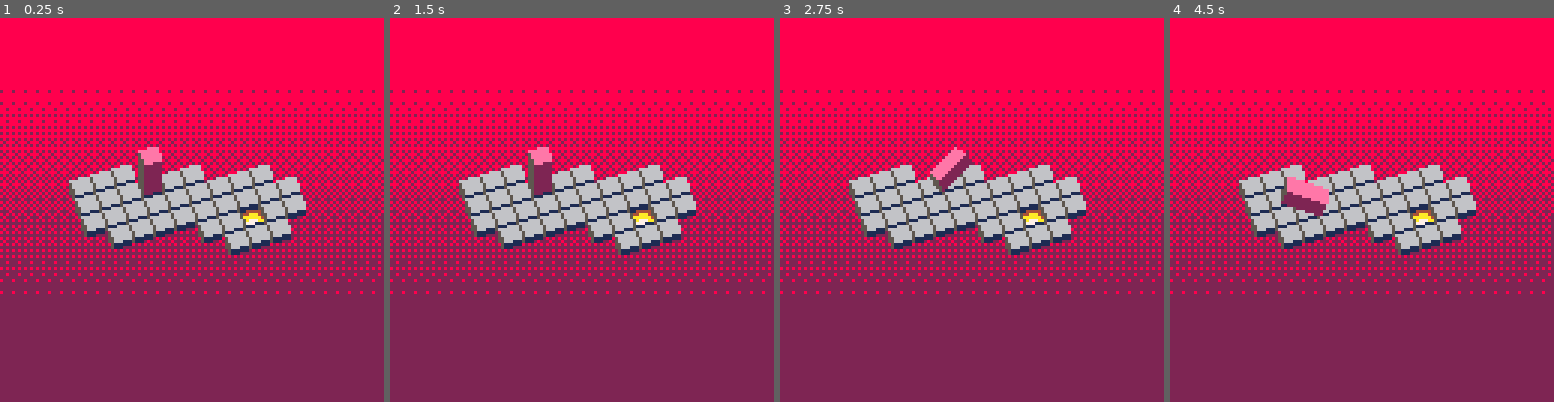
Above: before the commit, frames 1-4 (left to right).
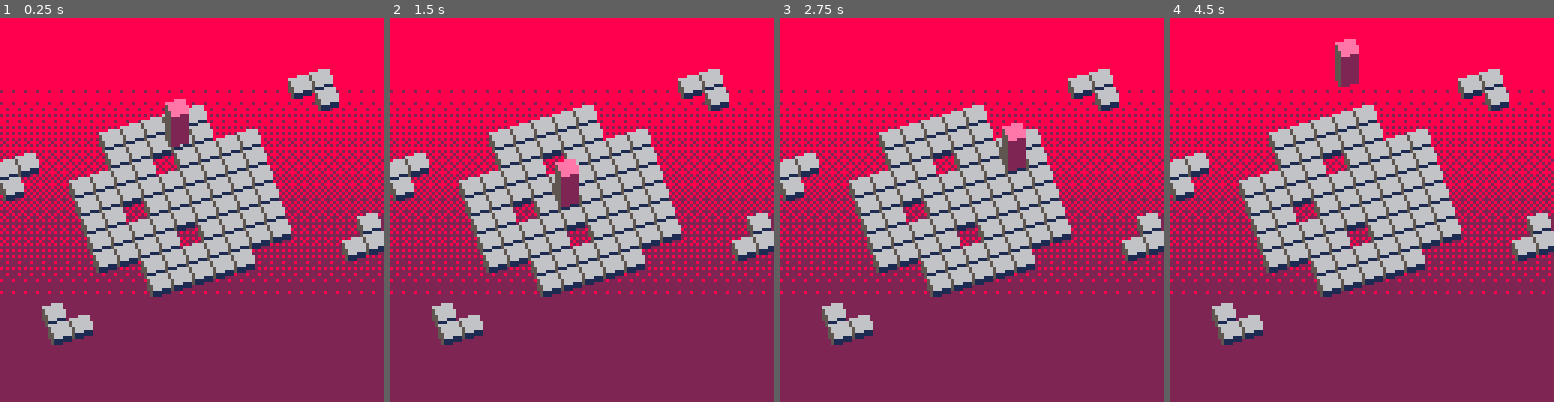
Above: after the commit, the same moments.

Repository: thorny-thorny/pico8-bloxorz
Game: PICO-8 cartridge bloxorz.p8
Two runs of this game, one before a commit and one after it. Both use one fixed random seed, a clock stepped at 60 frames per second and the inputs below.
Inputs:
- Up to frame 1 (0.25 s): no input
- Up to frame 2 (1.5 s): tap O (Z key) at 0.7 s
- Up to frame 3 (2.75 s): hold Right 1.6-2.1 s; tap O (Z key) at 1.7, 2.1, 2.5 s; hold Up 2.15-2.42 s; hold Right from 2.47 s (still down)
- Up to frame 4 (4.5 s): tap O (Z key) every 0.4 s from 2.9 to 4.1 s; release Right at 3.03 s; hold Left 3.08-3.58 s; hold Down 3.63-3.97 s; hold Right from 4.02 s (still down)

The runs differ from the first frame. In frame 1, 14% of the frame differs, in the area x 0-100%, y 13-86%; in frame 2, 15%; in frame 3, 15%; in frame 4, 16%, in the area x 0-100%, y 5-86%.

Commit message:
More animations

Diff:
--- a/bloxorz.p8
+++ b/bloxorz.p8
@@ -111,9 +111,11 @@
 	v = 2, // location: [(u, v), (u, v+1)]
 }
 
+falling_animation_delay = 3
+
 function block_create(u, v)
-	return {
-		u = u+2,
+	local block = {
+		u = u,
 		v = v,
 		u2 = u,
 		v2 = v,
@@ -121,8 +123,58 @@
 		split_index = 0,
 		side = block_side.z,
 		updated = false,
-		animation = nil,
+		did_animated_fall = false,
 	}
+	block.animation = {
+		cycles_left = 10,
+		frame = 0,
+		from_side = block.side,
+		from_u = block.u,
+		from_v = block.v,
+	}
+	return block
+end
+
+function block_animate_falling(block, hole)
+	local du = 0
+	local dv = 0
+	local same = block.side == block.prev_side
+
+	if not same then
+		if hole.u > block.u then
+			du = 1
+		elseif hole.v > block.v then
+			dv = 1
+		elseif
+			hole.u == block.u or
+			hole.v == block.v
+		then
+			if block.u == block.prev_u then
+				block.v += 1
+				dv = -1
+			else
+				block.u += 1
+				du = -1
+			end
+		end
+	end
+
+	block.animation = {
+		cycles_left = falling_animation_delay,
+		delay_left = falling_animation_delay,
+		frame = 0,
+		from_side = block.side,
+		from_u = block.u,
+		from_v = block.v,
+		falling = true,
+	}
+	block.side = block_side.z
+	block.u += du
+	block.v += dv
+
+	if same then
+		block.animation.cycles_left = 100
+	end
 end
 
 function block_get_points(block)
@@ -175,11 +227,38 @@
 
 function block_update(block)
 	if block.animation != nil then
-		if block.animation.cycles_left > 0 then
+		if block.animation.frame > 30 then
+			block.did_animated_fall = true
+			block.animation = nil
+			return
+		elseif block.animation.cycles_left > 0 then
 			block.animation.cycles_left -= 1
+			block.animation.frame += 1
 			return
-		else
-			//block.animation = nil
+		elseif block.animation.delay_left != nil then
+			if block.animation.delay_left > 0 then
+				block.animation.delay_left -= 1
+				block.animation.frame +=1
+				return
+			end
+
+			local prev_side = block.animation.from_side
+			local du = block.u - block.animation.from_u
+			local dv = block.v - block.animation.from_v
+			block.animation = {
+				cycles_left = falling_animation_delay,
+				delay_left = falling_animation_delay,
+				frame = block.animation.frame,
+				from_side = block.side,
+				from_u = block.u-du,
+				from_v = block.v-dv,
+				falling = true,
+			}
+			block.side = prev_side
+			return
+		elseif block.animation.falling == nil then
+			block.animation = nil
+			return
 		end
 	end
 
@@ -202,10 +281,14 @@
  if du != 0 or dv != 0 then
  	block.animation = {
  		cycles_left = 1,
+ 		frame = 0,
  		from_side = block.side,
  		from_u = block.u,
- 		from_v = block_v,
+ 		from_v = block.v,
  	}
+ 	block.prev_u = block.u
+ 	block.prev_v = block.v
+ 	block.prev_side = block.side
  end
 
 	if du != 0 then
@@ -283,10 +366,18 @@
  local sprite = 0
  local thin = false
 
- if block.animation then
+ if
+ 	block.animation != nil and
+ 	block.animation.cycles_left > 0
+ then
  	local z_to_u =
  		(
  			block.side == block_side.u and
+ 			block.animation.from_side == block_side.z
+ 		)
+ 	local z_to_v =
+ 		(
+ 			block.side == block_side.v and
  			block.animation.from_side == block_side.z
  		)
  	local u_to_z =
@@ -294,44 +385,142 @@
  			block.side == block_side.z and
  			block.animation.from_side == block_side.u
  		)
+ 	local v_to_z =
+ 		(
+ 			block.side == block_side.z and
+ 			block.animation.from_side == block_side.v
+ 		)
+ 	local v_to_v =
+ 		(
+ 			block.side == block_side.v and
+ 			block.animation.from_side == block_side.v
+ 		)
+ 	local u_to_u =
+ 		(
+ 			block.side == block_side.u and
+ 			block.animation.from_side == block_side.u
+ 		)
+ 	local z_to_z =
+ 		(
+ 			block.side == block_side.z and
+ 			block.animation.from_side == block_side.z
+ 		)
  	local u_greater = block.u > block.animation.from_u
+		local v_greater = block.v > block.animation.from_v
 
 		if z_to_u and u_greater then
- 		sprite = 38
+ 		sprite = 70
 	 	x -= 3
 	 	y -= 8
 	 elseif z_to_u and not u_greater then
-	 	sprite = 40
+	 	sprite = 72
 	 	x += 3
 	 	y -= 13
  	elseif u_to_z and not u_greater then
- 		sprite = 38
+ 		sprite = 70
  		x += 4
  		y -= 10
  	elseif u_to_z and u_greater then
- 		sprite = 40
+ 		sprite = 72
  		x -= 11
  		y -= 9
+ 	elseif z_to_v and v_greater then
+ 		sprite = 74
+ 		x -= 0
+ 		y -= 10
+ 	elseif z_to_v and not v_greater then
+ 		sprite = 76
+ 		x -= 4
+ 		y -= 2
+ 	elseif v_to_z and not v_greater then
+ 		sprite = 74
+ 		x += 2
+ 		y -= 4
+ 	elseif v_to_z and v_greater then
+ 		sprite = 76
+ 		x -= 7
+ 		y -= 13
+ 	elseif v_to_v and u_greater then
+ 		sprite = 78
+ 		x -= 5
+ 		y -= 3
+ 	elseif v_to_v and not u_greater then
+ 		sprite = 78
+ 		x += 2
+ 		y -= 5
+ 	elseif u_to_u and v_greater then
+ 		sprite = 96
+ 		x += 0
+ 		y -= 14
+ 	elseif u_to_u and not v_greater then
+ 		sprite = 96
+ 		x += 0
+ 		y -= 10
+ 	elseif z_to_z then
+ 		y -= block.animation.cycles_left*10
  	end
  end
 
+ if
+ 	block.animation and
+ 	block.animation.falling != nil and
+ 	block.animation.from_side != block.side
+ then
+ 	local dux = uvtox(1, 0)-uvtox(0, 0)
+ 	local duy = uvtoy(1, 0)-uvtoy(0, 0)
+		local dvx = uvtox(0, 1)-uvtox(0, 0)
+ 	local dvy = uvtoy(0, 1)-uvtoy(0, 0)
+		local du = block.u - block.animation.from_u
+		local dv = block.v - block.animation.from_v
+
+  if block.animation.cycles_left == 0 then
+ 		if block.side == block_side.u then
+ 			x -= dux/2
+ 			//y -= duy/2
+ 		elseif block.side == block_side.v then
+ 			y -= dvy/2
+ 		end
+ 	end
+
+ 	if block.animation.cycles_left > 0 then
+ 		if block.side == block_side.z then
+ 			x += dux*du+dvx*dv
+ 			y += duy*du+dvy*dv
+ 		end
+ 		if
+ 			block.side == block_side.u and
+ 			du < 0
+ 		then
+ 			x -= dux
+ 		end
+ 		if
+ 			block.side == block_side.v and
+ 			dv < 0
+ 		then
+ 			y -= dvy
+ 		end
+ 	end
+
+ 	y += block.animation.frame*4
+ end
+
  if sprite == 0 then
- if block.split then
- 	sprite = 37
- 	y -= 10
- 	thin = true
- elseif block.side == block_side.u then
- 	sprite = 32
- 	y -= 10
- elseif block.side == block_side.z then
-		sprite = 34
-		y -= 10
-		thin = true
- elseif block.side == block_side.v then
-		sprite = 35
-		x -= 6
-		y -= 4
- end
+	 if block.split then
+	 	sprite = 69
+	 	y -= 10
+	 	thin = true
+	 elseif block.side == block_side.u then
+	 	sprite = 64
+	 	y -= 10
+	 elseif block.side == block_side.z then
+			sprite = 66
+			y -= 10
+			thin = true
+	 elseif block.side == block_side.v then
+			sprite = 67
+			x -= 6
+			y -= 4
+	 end
  end
 
  spr(sprite, x, y)
@@ -376,6 +565,7 @@
 		block = block_create(start.u, start.v),
 		finished = false,
 		platforms = { 0, 0, 0, 0 },
+		hole = nil,
 	}
 end
 
@@ -460,11 +650,16 @@
 
 function level_update(level)
 	block_update(level.block)
+	if level.block.animation then
+		return
+	end
+
 	if block_stands_on(level.block, level.finish.u, level.finish.v, true) then
 		level.finished = true
 	else
 		local points = block_get_points(level.block)
 		local died = false
+		local hole = nil
 		for i = 1, #points do
 			local sprite = mget(level.mx0+points[i].u, level.my0+points[i].v)
 			if
@@ -475,16 +670,19 @@
 				points[i].v >= 10
 			then
 				died = true
+				hole = points[i]
 			elseif
 				#points == 1 and
 				sprite_is_fragile(sprite)
 			then
 				died = true
+				hole = points[i]
 			elseif
 				sprite_is_platform(sprite) and
 				level_platform_state(level, sprite) < 0
 			then
 				died = true
+				hole = points[i]
 			elseif
 			 #points == 1 and
 				sprite_is_portal(sprite)
@@ -503,7 +701,12 @@
 					level_press_button(level, sprite)
 				end
 			end
-
+		end
+
+		if died and not level.block.did_animated_fall then
+			level.hole = hole
+			block_animate_falling(level.block, hole)
+			return
 		end
 
 		if died then
@@ -512,41 +715,80 @@
 				level.start.v
 			)
 			level.platforms = { 0, 0, 0, 0 }
+			level.hole = nil
 		end
 	end
 end
 
 function level_draw(level)
+	local hole_u = width_tiles
+	local hole_v = height_tiles
+
+	if level.hole != nil then
+		hole_u = level.hole.u
+		hole_v = level.hole.v
+	end
+
  for u = width_tiles-1,0,-1 do
   for v = 0,height_tiles-1 do
-   local sprite = mget(level.mx0+u, level.my0+v)
-   if sprite > 0 then
-   	if sprite_is_start(sprite) then
-   		sprite = 1
-   	elseif sprite_is_circle_button(sprite) then
-   		sprite = 2
-   	elseif sprite_is_cross_button(sprite) then
-   		sprite = 3
-   	elseif sprite_is_platform(sprite) then
-   		if level_platform_state(level, sprite) > 0 then
-   			sprite = 4
-   		else
-   			sprite = 0
-   		end
-   	elseif sprite_is_portal(sprite) then
-   		sprite = 7
-   	elseif sprite_is_portal_target(sprite) then
-   		sprite = 1
-   	end
-
-   	if sprite > 0 then
-    	spr(sprite, uvtox(u, v), uvtoy(u, v))
-   	end
-   end
-  end
+  	if
+  		(
+  			u > hole_u and
+  			v <= hole_v
+  		) or (
+  			u <= hole_u and
+  			v < hole_v
+  		)
+  	then
+  		tile_draw(level, u, v)
+  	end
+ 	end
  end
 
  block_draw(level.block)
+
+ for u = width_tiles-1,0,-1 do
+  for v = 0,height_tiles-1 do
+  	if
+  		(
+  			u > hole_u and
+  			v > hole_v
+  		) or (
+  			u <= hole_u and
+  			v >= hole_v
+  		)
+  	then
+  		tile_draw(level, u, v)
+  	end
+ 	end
+ end
+end
+
+function tile_draw(level, u, v)
+ local sprite = mget(level.mx0+u, level.my0+v)
+ if sprite > 0 then
+ 	if sprite_is_start(sprite) then
+ 		sprite = 1
+ 	elseif sprite_is_circle_button(sprite) then
+ 		sprite = 2
+ 	elseif sprite_is_cross_button(sprite) then
+ 		sprite = 3
+ 	elseif sprite_is_platform(sprite) then
+ 		if level_platform_state(level, sprite) > 0 then
+ 			sprite = 4
+ 		else
+ 			sprite = 0
+ 		end
+ 	elseif sprite_is_portal(sprite) then
+ 		sprite = 7
+ 	elseif sprite_is_portal_target(sprite) then
+ 		sprite = 1
+ 	end
+
+ 	if sprite > 0 then
+  	spr(sprite, uvtox(u, v), uvtoy(u, v))
+ 	end
+ end
 end
 
 -->8
@@ -554,7 +796,7 @@
 	return {
 	 level_number = 1,
 	 levels_total = 7,
-		level = level_create(1),
+		level = level_create(0),
 	}
 end
 
@@ -849,16 +1091,16 @@
 00000000000b02000115281a2a19492324291c1e1d1116000000000000000000000000000000000000000000000000000000000000000000000000000000000000000000000000000000000000000000000000000000000000000000000000000000000000000000000000000000000000000000000000000000000000000000
 0000000000000000000000000000000000000000000000000000000000000000000000000000000000000000000000000000000000000000000000000000000000000000000000000000000000000000000000000000000000000000000000000000000000000000000000000000000000000000000000000000000000000000
 __map__
-0303000000000000000000000000030300000000000000000000000000000000000000000000000000000000000000000000000000000000000000000000000000000000000000000000000000000000000000000000000000000001010101000000000000010101010101000000000000000000000000000000000000000000
-030000000000000000000000000000030000000000000000000000000000000000000000000000000000000000000000000000000000000000000000000000000000000005050505050505000000000000010101010d0d0109010101010801000000000000010000010101000000000000000000000000000101010100000000
-0000000000000002000000000000000000000001010100000000000000000000000000000000010101010000010101000000000000000101010101010100000000000000050505050505050000000000000101010100000000000000010101000000000000010000010101010100000000000000000000000101010100000000
-000000000000020102000000000000000000000108010101010000000000000001010101000001010a0100000106010001010101000001010100000101000000000101010100000000000101010000000001010f0100000000000000000000000801010101010000000000010101010001010100000000000100000101010100
-0000000000020101010200000000000000000001010101010101010100000000010109010000010101010000010101000101010101010101010000010101010000010101000000000000000101000000000101010100000000000000000000000000000001010100000000010106010001080101010101010100000001060100
-000000000000020102000000000000000000000001010101010101010100000001010101000001010101000001010100010801010000000000000001010601000001010100000000000000010100000000000001010110010e0e010101000000000000000101010000000000010101000101010000000001010a000001010100
-0000000000000002000000000000000000000000000000000101060101000000010801010b0b010101010c0c0101010001010101000000000000000101010100000108010000010101010505050505000000000000000000000000010101010f0000000000000100000101000000000001010100000000010101000001010100
-000000000000000000000000000000000000000000000000000101010000000001010101000001010101000000000000000000000000000000000000010101000001010100000101010105050505050000010101000000000000000101010101000000000000010101010100000000000001010c000000010000000000000000
-0300000000000000000000000000000300000000000000000000000000000000000000000000000000000000000000000000000000000000000000000000000000000000000001060100000505010500000106010101111101010101010100000000000000000101010101000000000000000101010101010000000000000000
-0303000000000000000000000000030300000000000000000000000000000000000000000000000000000000000000000000000000000000000000000000000000000000000001010100000505050500000101010100000000000000000000000000000000000001010100000000000000000000000000000000000000000000
+0101000000010101010100000000010100000000000000000000000000000000000000000000000000000000000000000000000000000000000000000000000000000000000000000000000000000000000000000000000000000001010101000000000000010101010101000000000000000000000000000000000000000000
+010000000001010101010000000000010000000000000000000000000000000000000000000000000000000000000000000000000000000000000000000000000000000005050505050505000000000000010101010d0d0109010101010801000000000000010000010101000000000000000000000000000101010100000000
+0000000101010100010101010000000000000001010100000000000000000000000000000000010101010000010101000000000000000101010101010100000000000000050505050505050000000000000101010100000000000000010101000000000000010000010101010100000000000000000000000101010100000000
+000000010101010101010101000000000000000108010101010000000000000001010101000001010a0100000106010001010101000001010100000101000000000101010100000000000101010000000001010f0100000000000000000000000801010101010000000000010101010001010100000000000100000101010100
+0000000101000108010101010000000000000001010101010101010100000000010109010000010101010000010101000101010101010101010000010101010000010101000000000000000101000000000101010100000000000000000000000000000001010100000000010106010001080101010101010100000001060100
+000000010101010101010101000000000000000001010101010101010100000001010101000001010101000001010100010801010000000000000001010601000001010100000000000000010100000000000001010110010e0e010101000000000000000101010000000000010101000101010000000001010a000001010100
+0000000101010100010101010000000000000000000000000101060101000000010801010b0b010101010c0c0101010001010101000000000000000101010100000108010000010101010505050505000000000000000000000000010101010f0000000000000100000101000000000001010100000000010101000001010100
+000000000001010101010101000000000000000000000000000101010000000001010101000001010101000000000000000000000000000000000000010101000001010100000101010105050505050000010101000000000000000101010101000000000000010101010100000000000001010c000000010000000000000000
+0100000000010101010100000000000100000000000000000000000000000000000000000000000000000000000000000000000000000000000000000000000000000000000001060100000505010500000106010101111101010101010100000000000000000101010101000000000000000101010101010000000000000000
+0101000000000000000000000000010100000000000000000000000000000000000000000000000000000000000000000000000000000000000000000000000000000000000001010100000505050500000101010100000000000000000000000000000000000001010100000000000000000000000000000000000000000000
 0000000000000000000101010000000000000000000000000000000000000000000101010000000000010101010101000000000101011100000000000000000000000000000000000000000000000000000000000000000000000000000000000000000000000000000000000000000000000000000000000000000000000000
 0000000000000000000113010000000000000000000000000000000000000000000106010c0c010b0b011501011401000000000106011100000000000000000000000000000000000000000000000000000000000000000000000000000000000000000000000000000000000000000000000000000000000000000000000000
 0000000000000000000101010000000001010101000000010000000101010100000101010000000000010101010b00000000000101010000000000000000000000000000000000000000000000000000000000000000000000000000000000000000000000000000000000000000000000000000000000000000000000000000
Not shown, changed: 71 lines of the sprite sheet (__gfx__) section of bloxorz.p8
Not shown, changed: README.md
